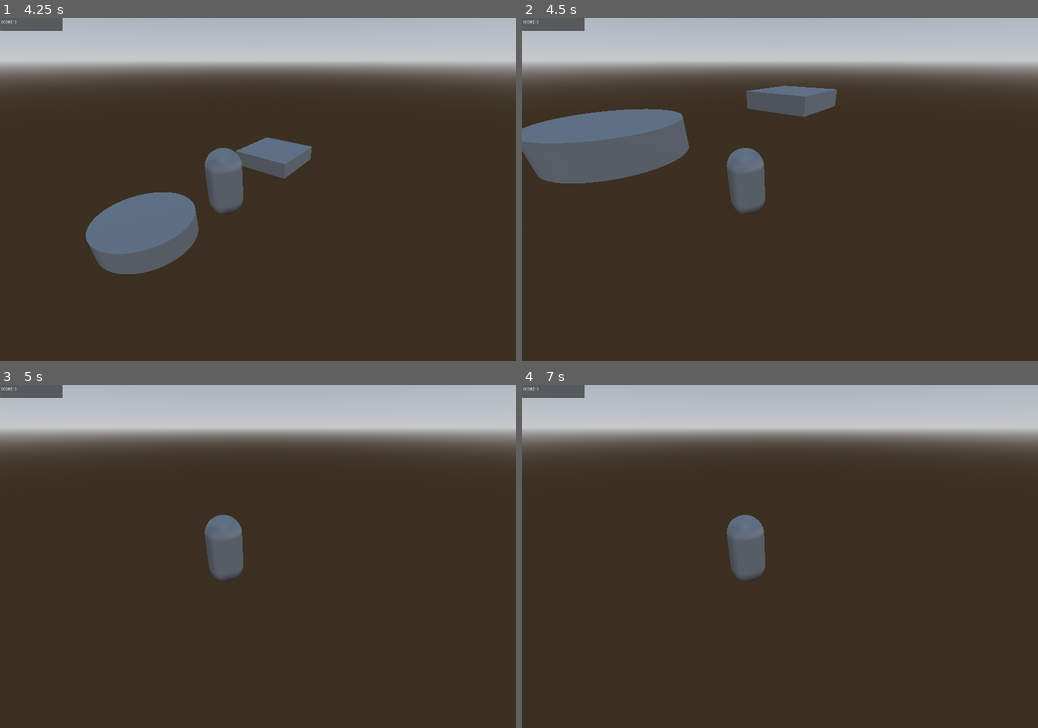
Above: before the commit, frames 1-4 (two rows, left to right).
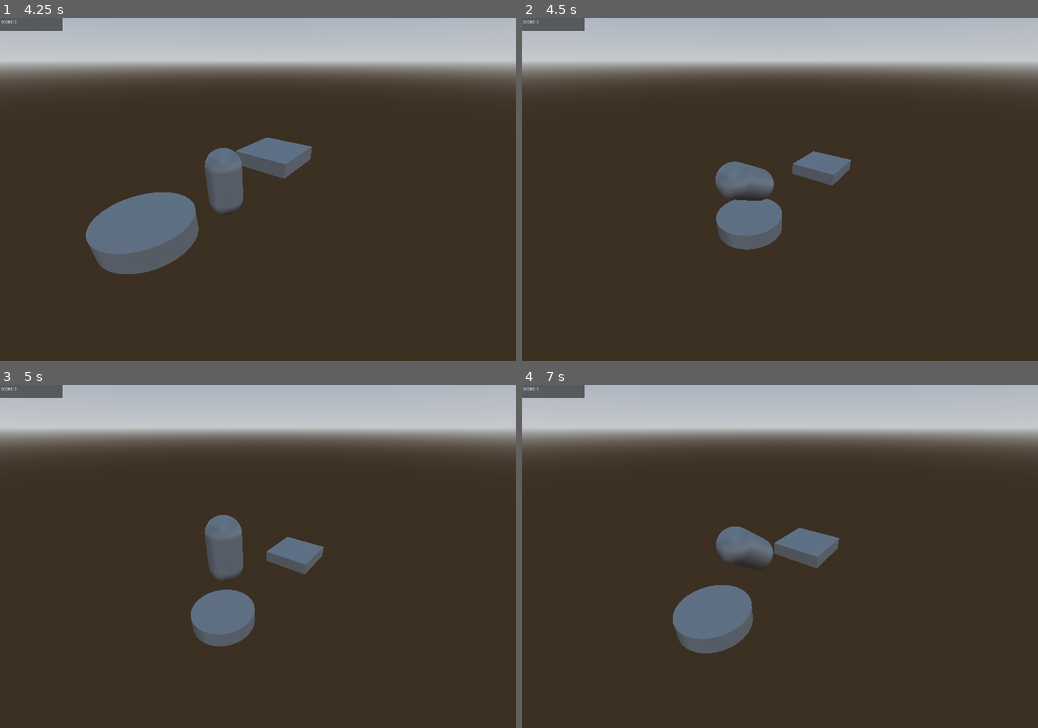
Above: after the commit, the same moments.

Repository: HoriaMitrica/Jumping-Game
Game: Godot game, scene res://Scenes/Level.tscn
Same seed, same stepped clock (60 frames per second), same inputs: the game is played once before the commit and once after it.
Inputs:
- Up to frame 1 (4.25 s): tap Space (Jump) at 0.77, 1.52, 3.02, 3.77 s; tap Enter at 2.75 s
- Up to frame 2 (4.5 s): no input
- Up to frame 3 (5 s): tap Space (Jump) at 4.52 s
- Up to frame 4 (7 s): tap Space (Jump) at 6.02, 6.77 s

Frame 1 is identical in both runs. In frame 2, 10% of the frame differs, in the area x 0-64%, y 19-68%; in frame 3, 2.4%; in frame 4, 4.4%.

Commit message:
fixed direction change issue and added a fall area to reset the level

Diff:
--- a/Jumping Game/Scenes/Platform.tscn
+++ b/Jumping Game/Scenes/Platform.tscn
@@ -1,16 +1,17 @@
-[gd_scene load_steps=6 format=3 uid="uid://d2jlaayjvpfkr"]
+[gd_scene load_steps=7 format=3 uid="uid://d2jlaayjvpfkr"]
 
+[ext_resource type="Script" path="res://Scripts/LooseArea.gd" id="2_7onba"]
 [ext_resource type="Script" path="res://Scripts/ComboArea.gd" id="2_c2b64"]
 [ext_resource type="Script" path="res://Scripts/PlatformArea3D.gd" id="2_xxxkr"]
 
 [sub_resource type="ConvexPolygonShape3D" id="ConvexPolygonShape3D_kelqb"]
 points = PackedVector3Array(0.926237, 0.25, 0.926237, -0.956116, -0.25, -0.956116, -0.956116, -0.25, 0.956116, 0.956116, -0.25, -0.956116, -0.926237, 0.25, -0.926237, 0.956116, -0.25, 0.956116, -0.926237, 0.25, 0.926237, 0.926237, 0.25, -0.926237)
 
+[sub_resource type="ConvexPolygonShape3D" id="ConvexPolygonShape3D_etc7c"]
+points = PackedVector3Array(0.926237, 0.25, 0.926237, -0.956116, -0.25, -0.956116, -0.956116, -0.25, 0.956116, 0.956116, -0.25, -0.956116, -0.926237, 0.25, -0.926237, 0.956116, -0.25, 0.956116, -0.926237, 0.25, 0.926237, 0.926237, 0.25, -0.926237)
+
 [sub_resource type="BoxMesh" id="BoxMesh_gswyk"]
 size = Vector3(2, 0.5, 2)
-
-[sub_resource type="ConvexPolygonShape3D" id="ConvexPolygonShape3D_etc7c"]
-points = PackedVector3Array(0.926237, 0.25, 0.926237, -0.956116, -0.25, -0.956116, -0.956116, -0.25, 0.956116, 0.956116, -0.25, -0.956116, -0.926237, 0.25, -0.926237, 0.956116, -0.25, 0.956116, -0.926237, 0.25, 0.926237, 0.926237, 0.25, -0.926237)
 
 [node name="Platform" type="Node3D"]
 
@@ -21,6 +22,13 @@
 [node name="AreaShape3D" type="CollisionShape3D" parent="ComboArea"]
 transform = Transform3D(0.5, 0, 0, 0, 0.5, 0, 0, 0, 0.5, 0, 0.3, 0)
 shape = SubResource("ConvexPolygonShape3D_kelqb")
+
+[node name="FallArea" type="Area3D" parent="."]
+script = ExtResource("2_7onba")
+
+[node name="CollisionShape3D" type="CollisionShape3D" parent="FallArea"]
+transform = Transform3D(6.31161, 0, 0, 0, 2.24948, 0, 0, 0, 6.42135, 0.0512255, -1.99553, 0)
+shape = SubResource("ConvexPolygonShape3D_etc7c")
 
 [node name="MeshInstance3D" type="MeshInstance3D" parent="."]
 mesh = SubResource("BoxMesh_gswyk")
--- a/Jumping Game/Scripts/Level.gd
+++ b/Jumping Game/Scripts/Level.gd
@@ -13,14 +13,16 @@
 var next_platform_x:int=0
 var next_platform_z:int=5
 
-var min_distance:float=2
+var min_distance:float=3
 var max_distance:float=8
 var direction_change:bool=false
 
 var platform_zone
 var combo_zone
+var fall_zone
 var platform_zone_path
 var combo_zone_path
+var fall_zone_path
 # Called when the node enter`s the scene tree for the first time.
 func _ready():
 	_change_signals("Platform1")
@@ -28,7 +30,9 @@
 func _on_combo_event():
 	Combo_index+=1
 	_increaseScore(Combo_index*2)
-	_instantiate(_get_new_pos(0,5))
+	var x=_random_x()
+	var z=_random_z()
+	_instantiate(_get_new_pos(x,z))
 
 func _on_landed_event():
 	Combo_index=0
@@ -36,6 +40,10 @@
 	var x=_random_x()
 	var z=_random_z()
 	_instantiate(_get_new_pos(x,z))
+
+func _on_fall_event():
+	get_tree().reload_current_scene()
+	pass
 
 func _instantiate(pos:Vector3):
 	var instance=platform.instantiate()
@@ -70,11 +78,16 @@
 
 func _change_signals(name:String):
 	platform_zone_path=name+"/MeshInstance3D/PlatfformArea"
+	platform_zone = get_node(platform_zone_path)
+	platform_zone.landed_event.connect(_on_landed_event)
+
 	combo_zone_path=name+"/ComboArea"
-	platform_zone = get_node(platform_zone_path)
 	combo_zone = get_node(combo_zone_path)
-	platform_zone.landed_event.connect(_on_landed_event)
 	combo_zone.combo_event.connect(_on_combo_event)
+
+	fall_zone_path=name+"/FallArea"
+	fall_zone = get_node(fall_zone_path)
+	fall_zone.fall_event.connect(_on_fall_event)
 
 func _process(delta):
 	if platform_index>5:
--- /dev/null
+++ b/Jumping Game/Scripts/LooseArea.gd
@@ -0,0 +1,14 @@
+extends Area3D
+
+signal fall_event
+var falling:bool=false
+
+func _physics_process(delta):
+	var overlapping_bodies = get_overlapping_bodies()
+	for body in overlapping_bodies:
+		if body.is_in_group("Player") && !falling:
+			_on_player_entered_platform()
+
+func _on_player_entered_platform():
+	falling=true
+	emit_signal("fall_event")
--- a/Jumping Game/Scripts/Player.gd
+++ b/Jumping Game/Scripts/Player.gd
@@ -6,7 +6,6 @@
 const JUMP_VELOCITY = 4.5
 var rotated:bool=false
 var jump_pressed_time = 0.0
-# Get the gravity from the project settings to be synced with RigidBody nodes.
 var gravity = ProjectSettings.get_setting("physics/3d/default_gravity")
 
 func _physics_process(delta):
@@ -30,9 +29,7 @@
 		else:
 			velocity.x=lerp(MIN_SPEED, MAX_SPEED, jump_pressed_time)
 			$AnimationPlayer.play_backwards("Spin_2")
-
 		jump_pressed_time=0;
-
 	move_and_slide()
 
 
